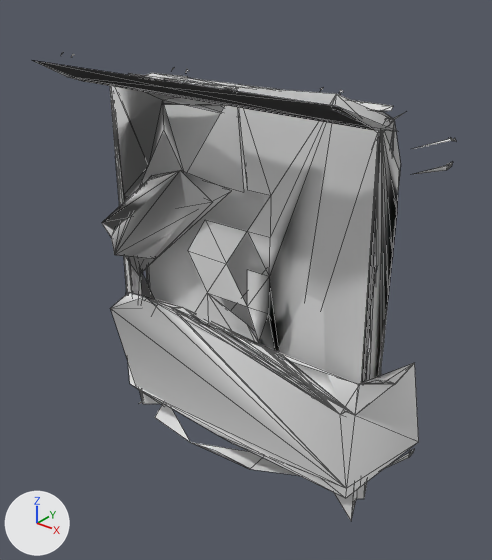
An edit to the OBJ model datasets/ModelNet9/bed/test/bed_0517.obj, drawn before and after from the same camera.
The view is the same before and after, from a 50 mm lens placed at (0.836, -1.004, 0.648), pointed at (0.015, 0.023, 0.011). Every picture has the same lights, and +X, +Y and +Z are marked at lower left. Mesh edges are drawn as thin lines. Where no turn or scale is listed for an object, it has been applied to the vertices. Vertices at the same position are counted once.

The first picture shows 'bed_0517'.
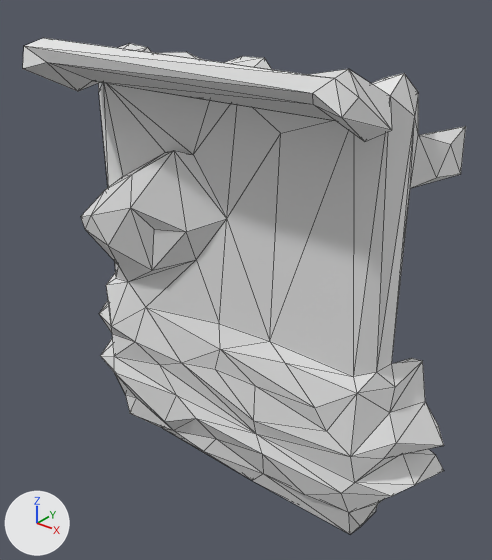
What differs and where, as boxes [x1, y1, x2, y2] in the pictures (492 x 560 px):
```json
{"object": "bed_0517", "change": "reshaped", "before": [32, 54, 456, 520], "after": [23, 38, 466, 534], "on screen": "6% taller"}
{"part": 1, "of": "me_bed_0517", "change": "rebuilt", "before": [110, 73, 393, 520], "after": [23, 38, 466, 534], "on screen": "56% wider, 11% taller"}
{"part": 2, "of": "me_bed_0517", "change": "deleted", "before": [32, 54, 456, 499]}
```

Edits to the scene script, one JSON object a line:
```json
{"block": "me_bed_0517", "where": "# used by ob_bed_0517; location = (0.0, 0.0, 0.0)"}
{"op": "remove", "block": "me_bed_0517", "code": "me_bed_0517.from_pydata(...)  # 1126 vertices, 453 faces, 790 loose edges; spans x -0.417..0.414, y -0.199..0.198, z -0.488..0.512"}
{"op": "add", "block": "me_bed_0517", "code": "me_bed_0517.from_pydata(...)  # 248 vertices, 500 faces; spans x -0.479..0.472, y -0.212..0.218, z -0.505..0.495"}
{"block": "me_bed_0517", "change": "me_bed_0517 part 1: the loose piece of 192 vertices spanning x -0.336..0.339, y -0.034..0.156, z -0.452..0.435 is rebuilt with 248 vertices and now spans x -0.479..0.472, y -0.212..0.218, z -0.505..0.495"}
{"block": "me_bed_0517", "change": "me_bed_0517 part 2: 17 loose pieces with 325 vertices, spanning x -0.417..0.414, y -0.195..0.195, z -0.468..0.468, are deleted"}
{"block": "me_bed_0517", "change": "me_bed_0517 part 3: the surface is now shaded flat"}
```
